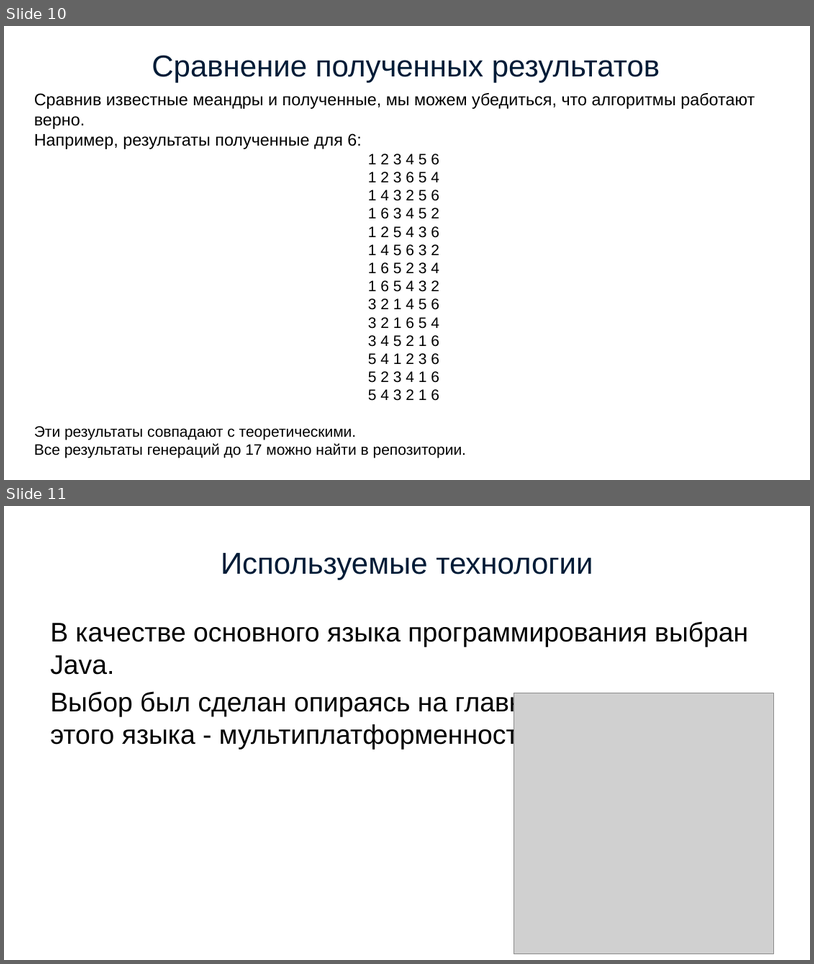
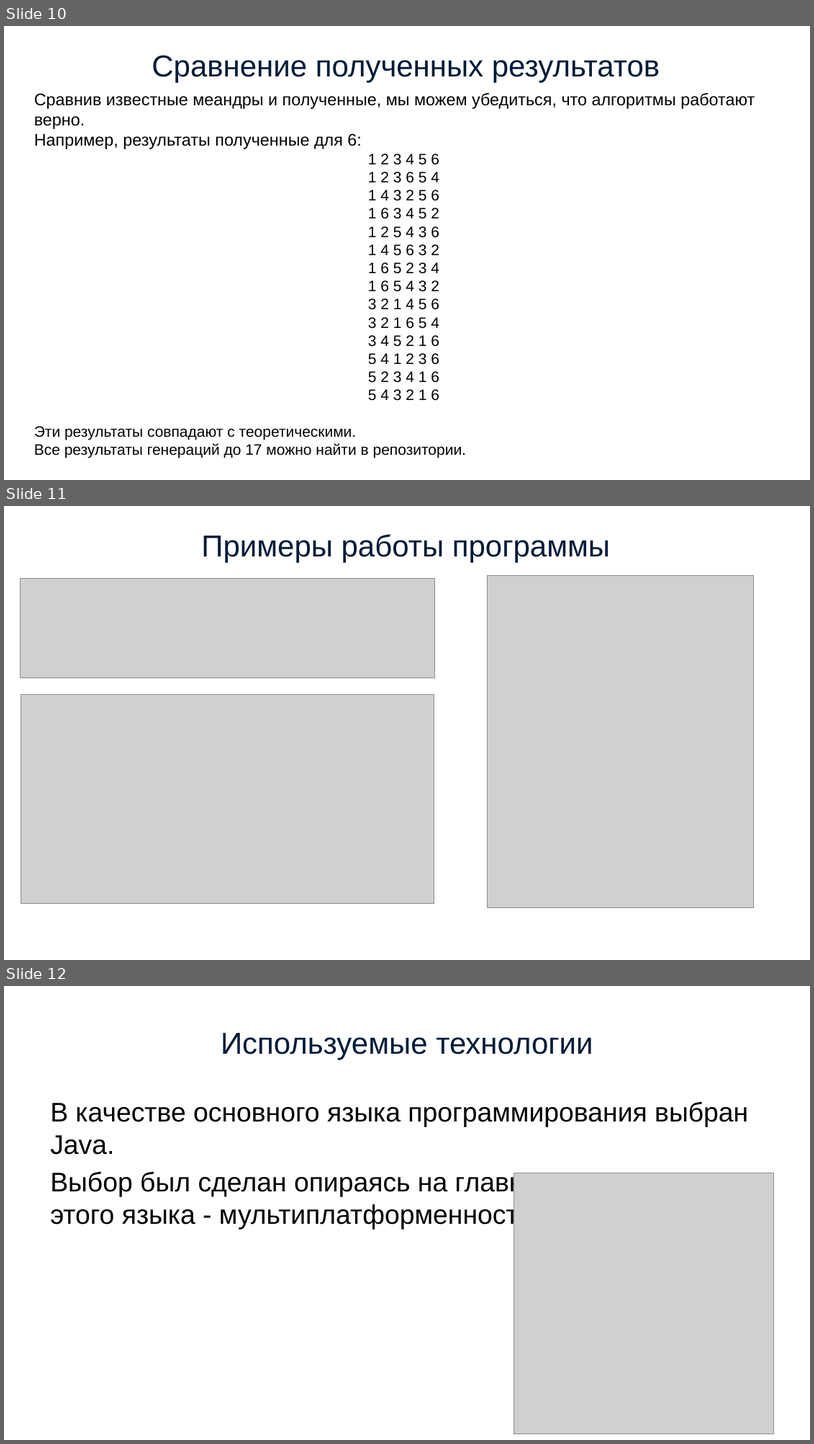
Before and after one commit to simonvar/Meanders, a slide deck: documents/presentation.pptx. Shown one above the other, each under a label of ours: slides 10 and 11 before the commit, slides 10, 11 and 12 after it. The pictures are 814x964 and 814x1444 pixels, drawn with LibreOffice and Linux fonts; fonts in the diff are those of the drawing; grey boxes stand for pictures. Boxes give left, top, right and bottom in pixels: in the first picture for what was removed or moved away, otherwise in the second. Text is boxed around its words. In the diff, an @@ line names an element or a change of style, - is before the commit and + after.

Commit message:
change presentation and build

```diff
--- a/documents/presentation.pptx
+++ b/documents/presentation.pptx
@@ slide 11 added at box(4, 506, 810, 960), background #FFFFFF @@
@@ title added at box(201, 534, 610, 562), 36 pt, text #001B36 @@
+Примеры работы программы
@@ picture added at box(21, 579, 435, 678) @@
@@ picture added at box(488, 576, 754, 908) @@
@@ picture added at box(21, 694, 435, 903) @@
@@ what was slide 11 is now slide 12 @@
```
Also in this commit, not shown: 7 other files.
